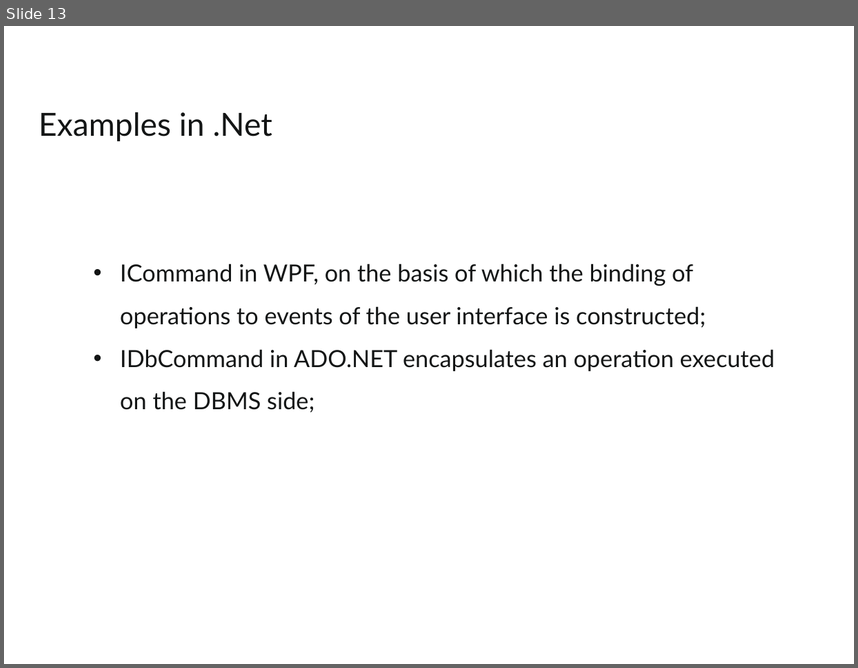
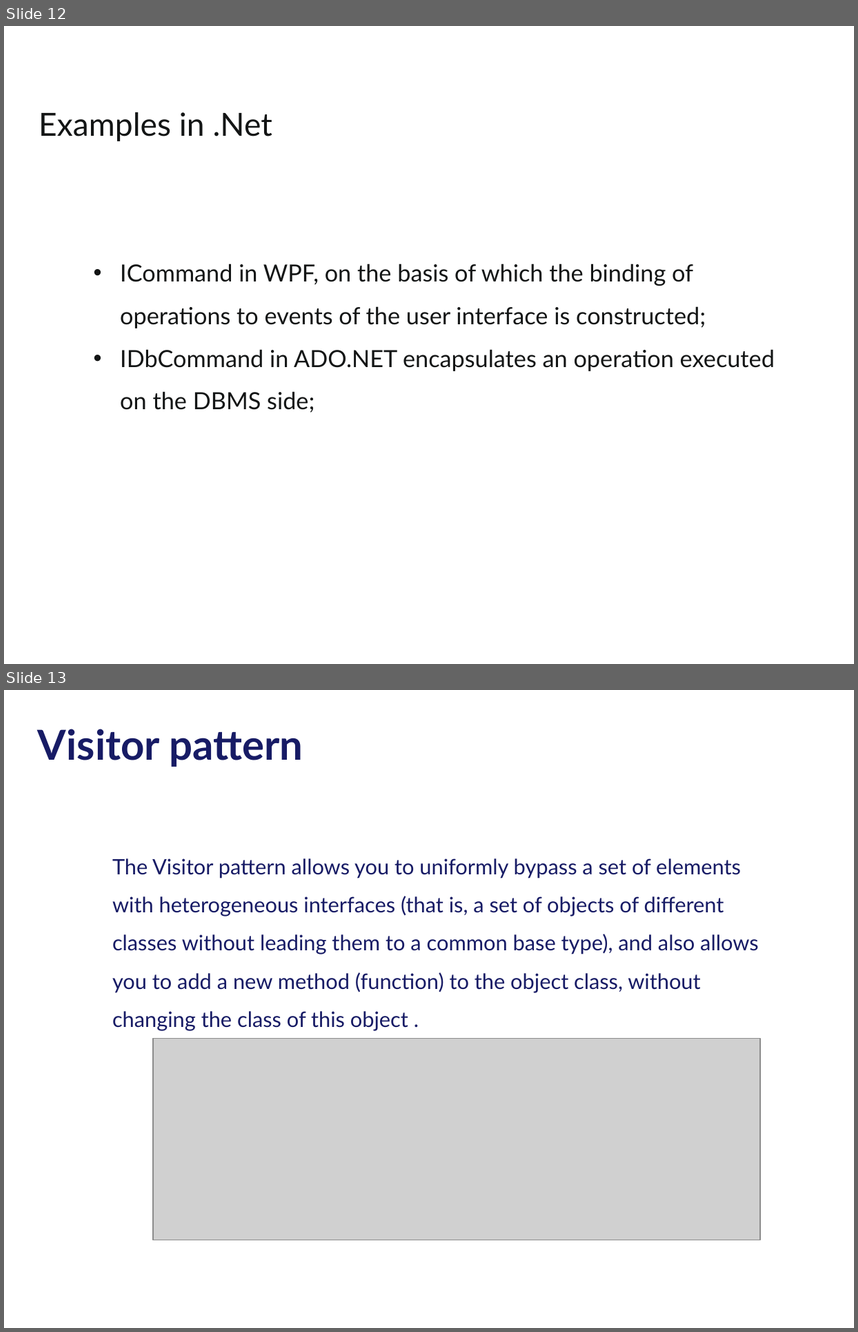
Before and after one commit to tarasiscom/Lv-273, a slide deck: education/Command and Visitor patterns.pptx. Shown one above the other, each under a label of ours: slide 13 before the commit, slides 12 and 13 after it. The pictures are 858x668 and 858x1332 pixels, drawn with LibreOffice and Linux fonts; fonts in the diff are those of the drawing; grey boxes stand for pictures; background and template pictures are left out. Boxes give left, top, right and bottom in pixels: in the first picture for what was removed or moved away, otherwise in the second. Text is boxed around its words. In the diff, an @@ line names an element or a change of style, - is before the commit and + after.

Commit message:
Command and Visitor patterns

```diff
--- a/education/Command and Visitor patterns.pptx
+++ b/education/Command and Visitor patterns.pptx
@@ slide 13 added at <box>4,690,854,1328</box>, background #FFFFFF @@
@@ title added at <box>38,729,303,767</box>, 35 pt, text #171B65, bold @@
+Visitor pattern
@@ text added at <box>112,858,758,1031</box>, 18 pt, text #171B65 @@
+The Visitor pattern allows you to uniformly bypass a set of elements with heterogeneous interfaces (that is, a set of objects of different classes without leading them to a common base type), and also allows you to add a new method (function) to the object class, without changing the class of this object .
@@ picture added at <box>153,1038,760,1239</box> @@
@@ what was slide 13 is now slide 12 @@
```
Also in this commit, not shown: 1 slide changed, 4 other slides added, 6 slides removed.
